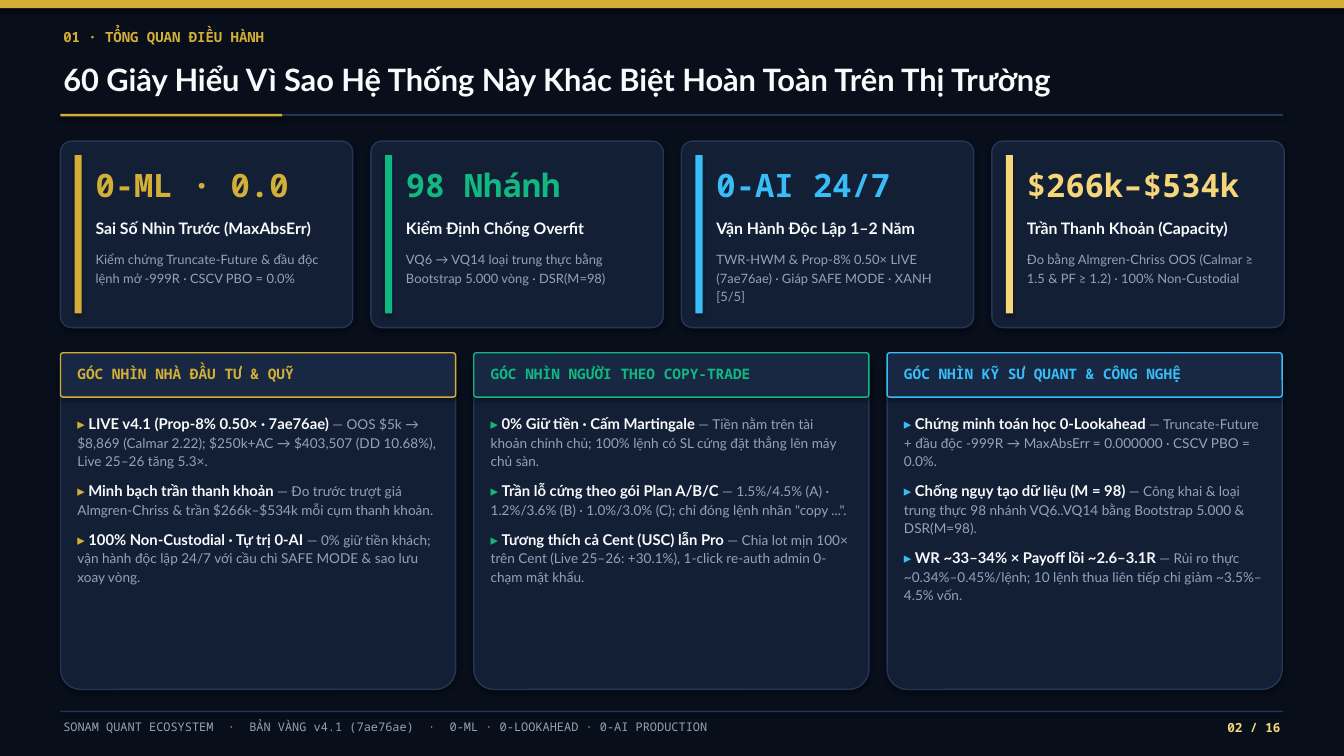
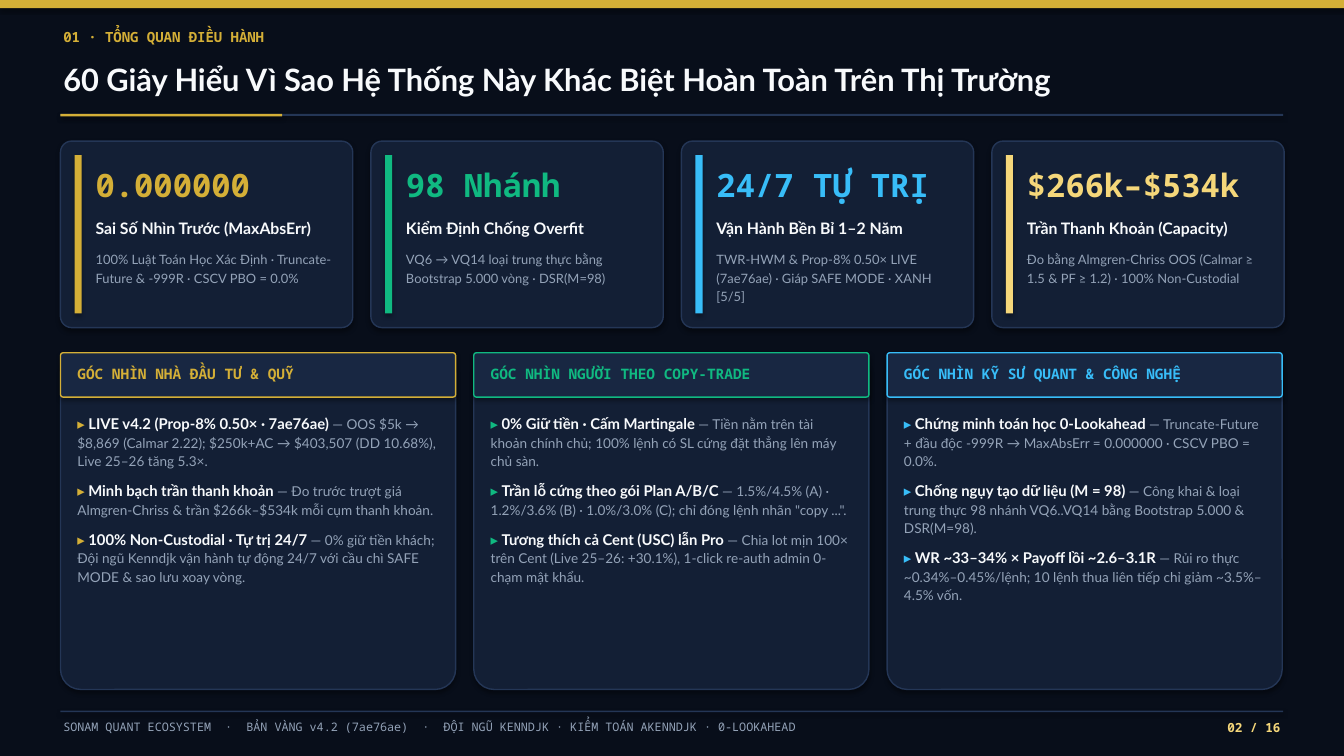
Before and after one commit to kenndjk0412-maker/sonam-quant, a slide deck: slide 2 of Sonam-Quant-Golden-Deck.pptx. Drawn at 1344x756 pixels with LibreOffice and Linux fonts; fonts in the diff are those of the drawing. Boxes give left, top, right and bottom in pixels: in the first picture for what was removed or moved away, otherwise in the second. Text is boxed around its words. In the diff, an @@ line names an element or a change of style, - is before the commit and + after.

Commit message:
Golden Edition v4.2 (7ae76ae) — Pure Quant Institutional Edition (Kenndjk & Akenndjk, 0 AI jargon)

```diff
--- a/Sonam-Quant-Golden-Deck.pptx
+++ b/Sonam-Quant-Golden-Deck.pptx
@@ text at bbox=[96, 173, 250, 198]: text changed @@
-0-ML · 0.0
+0.000000
@@ text at bbox=[716, 167, 929, 204]: text changed @@
-0-AI 24/7
+24/7 TỰ TRỊ
@@ text at bbox=[716, 221, 903, 237]: text changed @@
-Vận Hành Độc Lập 1–2 Năm
+Vận Hành Bền Bỉ 1–2 Năm
@@ text at bbox=[96, 254, 331, 283]: text changed @@
-Kiểm chứng Truncate-Future & đầu độc lệnh mở -999R · CSCV PBO = 0.0%
+100% Luật Toán Học Xác Định · Truncate-Future & -999R · CSCV PBO = 0.0%
@@ text at bbox=[77, 417, 436, 469]: text changed @@
-▸ LIVE v4.1 (Prop-8% 0.50× · 7ae76ae) — OOS $5k → $8,869 (Calmar 2.22); $250k+AC → $403,507 (DD 10.68%), Live 25–26 tăng 5.3×.
+▸ LIVE v4.2 (Prop-8% 0.50× · 7ae76ae) — OOS $5k → $8,869 (Calmar 2.22); $250k+AC → $403,507 (DD 10.68%), Live 25–26 tăng 5.3×.
@@ text at bbox=[77, 534, 435, 585]: text changed @@
-▸ 100% Non-Custodial · Tự trị 0-AI — 0% giữ tiền khách; vận hành độc lập 24/7 với cầu chì SAFE MODE & sao lưu xoay vòng.
+▸ 100% Non-Custodial · Tự trị 24/7 — 0% giữ tiền khách; Đội ngũ Kenndjk vận hành tự động 24/7 với cầu chì SAFE MODE & sao lưu xoay vòng.
@@ text at bbox=[63, 720, 795, 733]: text changed; size 8.5 to 8.4 pt @@
-SONAM QUANT ECOSYSTEM · BẢN VÀNG v4.1 (7ae76ae) · 0-ML · 0-LOOKAHEAD · 0-AI PRODUCTION
+SONAM QUANT ECOSYSTEM · BẢN VÀNG v4.2 (7ae76ae) · ĐỘI NGŨ KENNDJK · KIỂM TOÁN AKENNDJK · 0-LOOKAHEAD
```
Also in this commit, not shown: 15 other slides changed, 4 other files.
